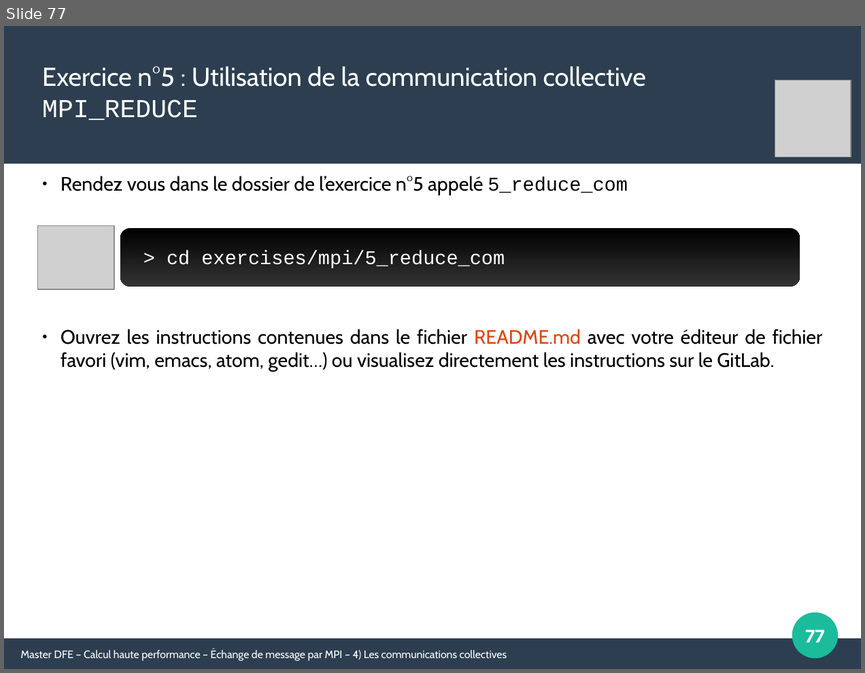
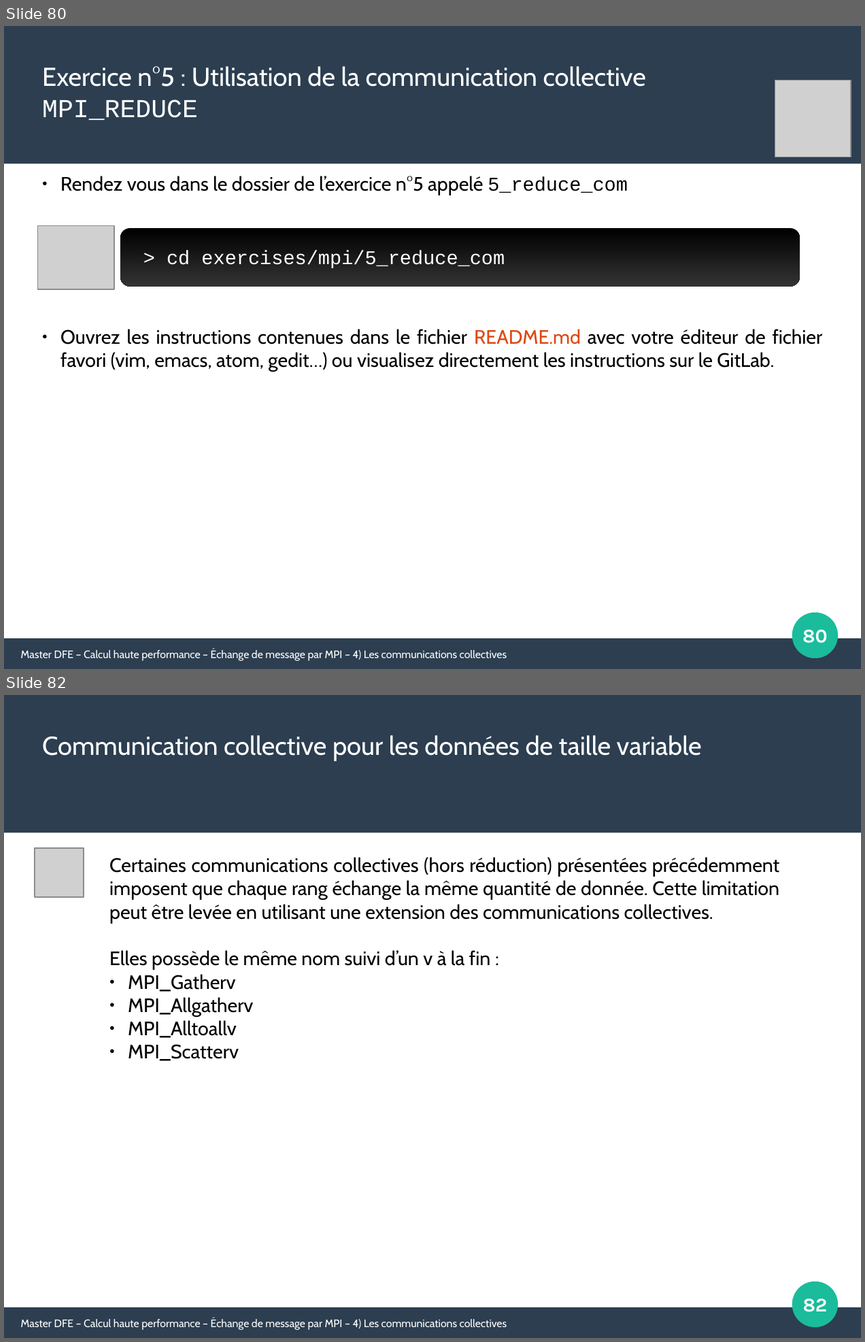
Before and after one commit to Maison-de-la-Simulation/HPC-DFE-Paris-Saclay, a slide deck: support/MPI.odp. Shown one above the other, each under a label of ours: slide 77 before the commit, slides 80 and 82 after it; the slides between them are not shown. The pictures are 865x673 and 865x1342 pixels, drawn with LibreOffice and Linux fonts; fonts in the diff are those of the drawing; grey boxes stand for pictures. Boxes give left, top, right and bottom in pixels: in the first picture for what was removed or moved away, otherwise in the second. Text is boxed around its words. In the diff, an @@ line names an element or a change of style, - is before the commit and + after.

Commit message:
Update of the MPI course with MPI_Gatherv

```diff
--- a/support/MPI.odp
+++ b/support/MPI.odp
@@ slide 82 added at [4,695,861,1338], background #FFFFFF; not listed: 3 template elements that a slide beside it also shows @@
@@ text added at [42,735,702,761], 24 pt, text #FFFFFF @@
+Communication collective pour les données de taille variable
@@ picture added at [35,848,84,897] @@
@@ text added at [109,857,779,1061], 18 pt, text #000000 @@
+Certaines communications collectives (hors réduction) présentées précédemment imposent que chaque rang échange la même quantité de donnée. Cette limitation peut être levée en utilisant une extension des communications collectives.
+Elles possède le même nom suivi d’un v à la fin :
+● MPI_Gatherv
+● MPI_Allgatherv
+● MPI_Alltoallv
+● MPI_Scatterv
@@ page number added at [803,1298,827,1312], 18 pt, text #FFFFFF, bold @@
+82
@@ text added at [21,1317,507,1329], 10 pt, text #FFFFFF @@
+Master DFE – Calcul haute performance – Échange de message par MPI – 4) Les communications collectives
@@ what was slide 77 is now slide 80 @@
@@ page number at [802,629,827,643]: text changed @@
-77
+80
```
Also in this commit, not shown: 3 slides changed, 10 other slides added, 1 other file.
